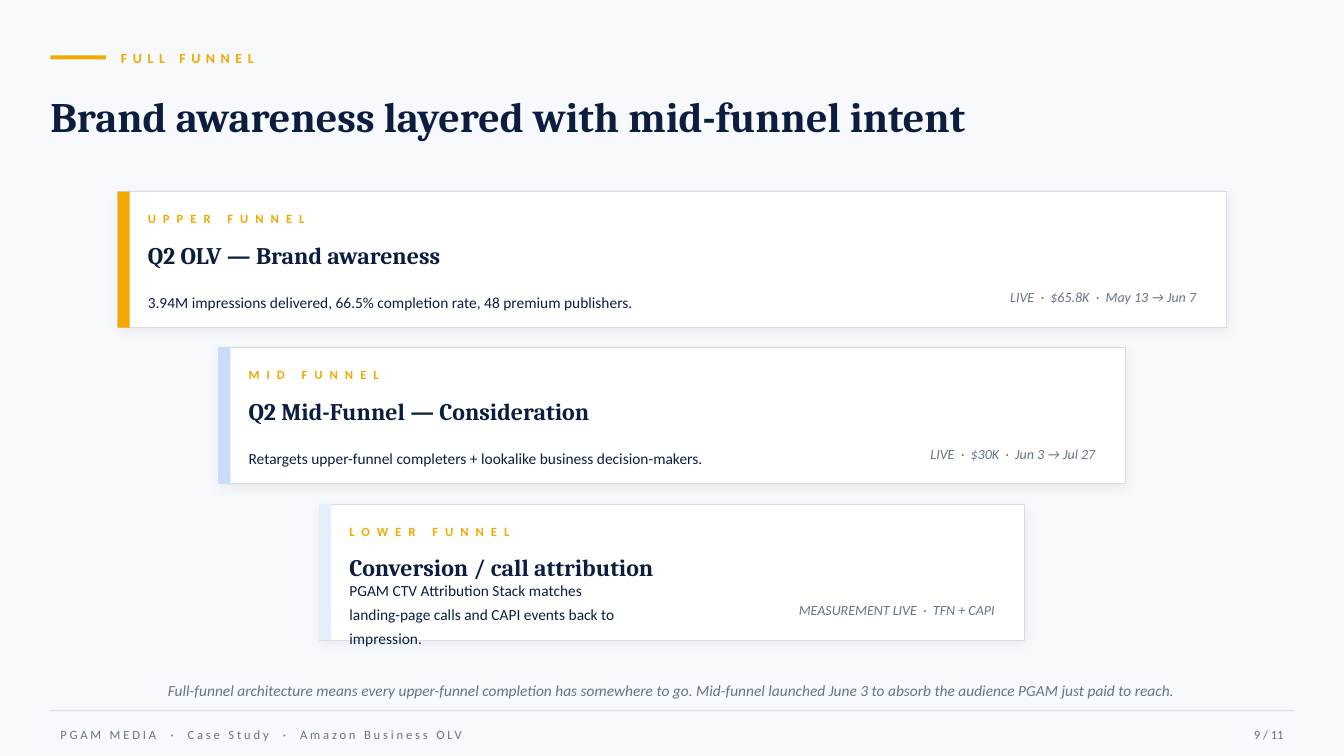
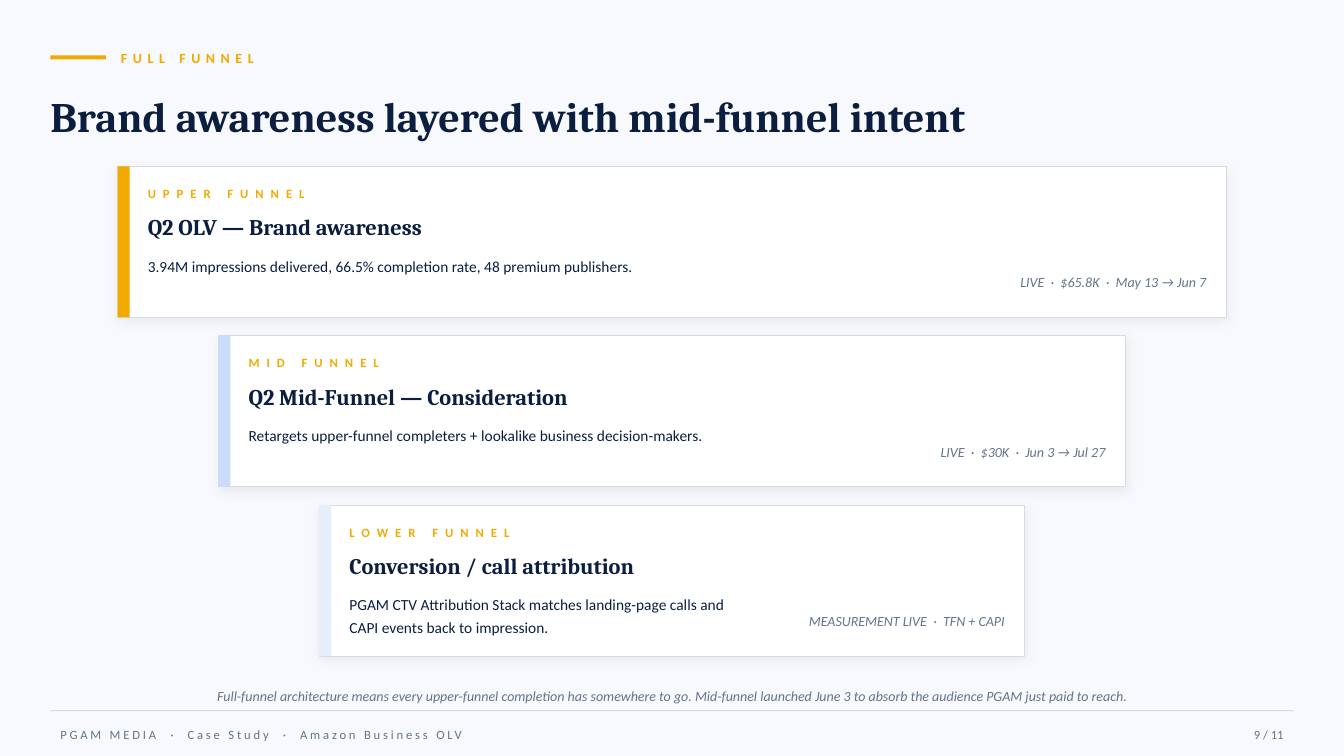
Before and after one commit to mastap150/pgam-intelligence, a slide deck: slide 9 of case_study_deck/PGAM_Case_Study_Amazon_Business_OLV.pptx. Drawn at 1344x756 pixels with LibreOffice and Linux fonts; fonts in the diff are those of the drawing. Boxes give left, top, right and bottom in pixels: in the first picture for what was removed or moved away, otherwise in the second. Text is boxed around its words. In the diff, an @@ line names an element or a change of style, - is before the commit and + after.

```diff
--- a/case_study_deck/PGAM_Case_Study_Amazon_Business_OLV.pptx
+++ b/case_study_deck/PGAM_Case_Study_Amazon_Business_OLV.pptx
@@ rectangle: place and size @@
-rectangle at <box>118,192,1227,328</box>
+rectangle at <box>118,166,1227,318</box>
@@ rectangle: place and size @@
-rectangle at <box>118,192,130,328</box>
+rectangle at <box>118,166,130,318</box>
@@ text "UPPER FUNNEL": place and size @@
-text "UPPER FUNNEL" at <box>148,204,451,234</box>
+text "UPPER FUNNEL" at <box>148,178,451,209</box>
@@ size 17 to 16 pt in 3 elements at <box>349,558,634,575</box>, <box>249,389,567,409</box>, <box>148,219,422,239</box> @@
@@ text "Q2 OLV — Brand awareness": place and size @@
-text "Q2 OLV — Brand awareness" at <box>148,247,440,268</box>
+text "Q2 OLV — Brand awareness" at <box>148,219,422,239</box>
@@ text "3.94M impressions delivered, 66.5% completion ...": place and size @@
-text "3.94M impressions delivered, 66.5% completion ..." at <box>148,297,632,311</box>
+text "3.94M impressions delivered, 66.5% completion ..." at <box>148,261,632,275</box>
@@ text "LIVE · $65.8K · May ...": place and size @@
-text "LIVE · $65.8K · May ..." at <box>1010,292,1196,304</box>
+text "LIVE · $65.8K · May ..." at <box>1020,277,1206,289</box>
@@ rectangle: place and size @@
-rectangle at <box>219,348,1126,484</box>
+rectangle at <box>219,336,1126,487</box>
@@ rectangle: place and size @@
-rectangle at <box>219,348,231,484</box>
+rectangle at <box>219,336,231,487</box>
@@ text "MID FUNNEL": place and size @@
-text "MID FUNNEL" at <box>249,360,552,390</box>
+text "MID FUNNEL" at <box>249,348,552,378</box>
@@ text "Q2 Mid-Funnel — Consideration": place and size @@
-text "Q2 Mid-Funnel — Consideration" at <box>249,403,589,424</box>
+text "Q2 Mid-Funnel — Consideration" at <box>249,389,567,409</box>
@@ text "Retargets upper-funnel completers + lookalike ...": place and size @@
-text "Retargets upper-funnel completers + lookalike ..." at <box>249,453,702,467</box>
+text "Retargets upper-funnel completers + lookalike ..." at <box>249,430,702,444</box>
@@ text "LIVE · $30K · Jun ...": place and size @@
-text "LIVE · $30K · Jun ..." at <box>930,449,1095,461</box>
+text "LIVE · $30K · Jun ..." at <box>941,447,1105,459</box>
@@ rectangle: place and size @@
-rectangle at <box>320,504,1025,640</box>
+rectangle at <box>320,505,1025,656</box>
@@ rectangle: place and size @@
-rectangle at <box>320,504,332,640</box>
+rectangle at <box>320,505,332,656</box>
@@ line spacing 1.3 to 1.25; vertical alignment middle to top in 3 elements at <box>249,430,702,444</box>, <box>148,261,632,275</box>, <box>349,599,724,636</box> @@
@@ text "MEASUREMENT LIVE · TFN + ...": place and size @@
-text "MEASUREMENT LIVE · TFN + ..." at <box>799,606,994,615</box>
+text "MEASUREMENT LIVE · TFN + ..." at <box>809,617,1005,626</box>
@@ text "Full-funnel architecture means every upper-funnel ...": place and size @@
-text "Full-funnel architecture means every upper-funnel ..." at <box>168,685,1174,699</box>
+text "Full-funnel architecture means every upper-funnel ..." at <box>217,691,1127,704</box>
@@ text "Full-funnel architecture means every upper-funnel ..." at <box>217,691,1127,704</box>: size 11 to 10 pt @@
```
Also in this commit, not shown: 5 other slides changed, 1 other file.
